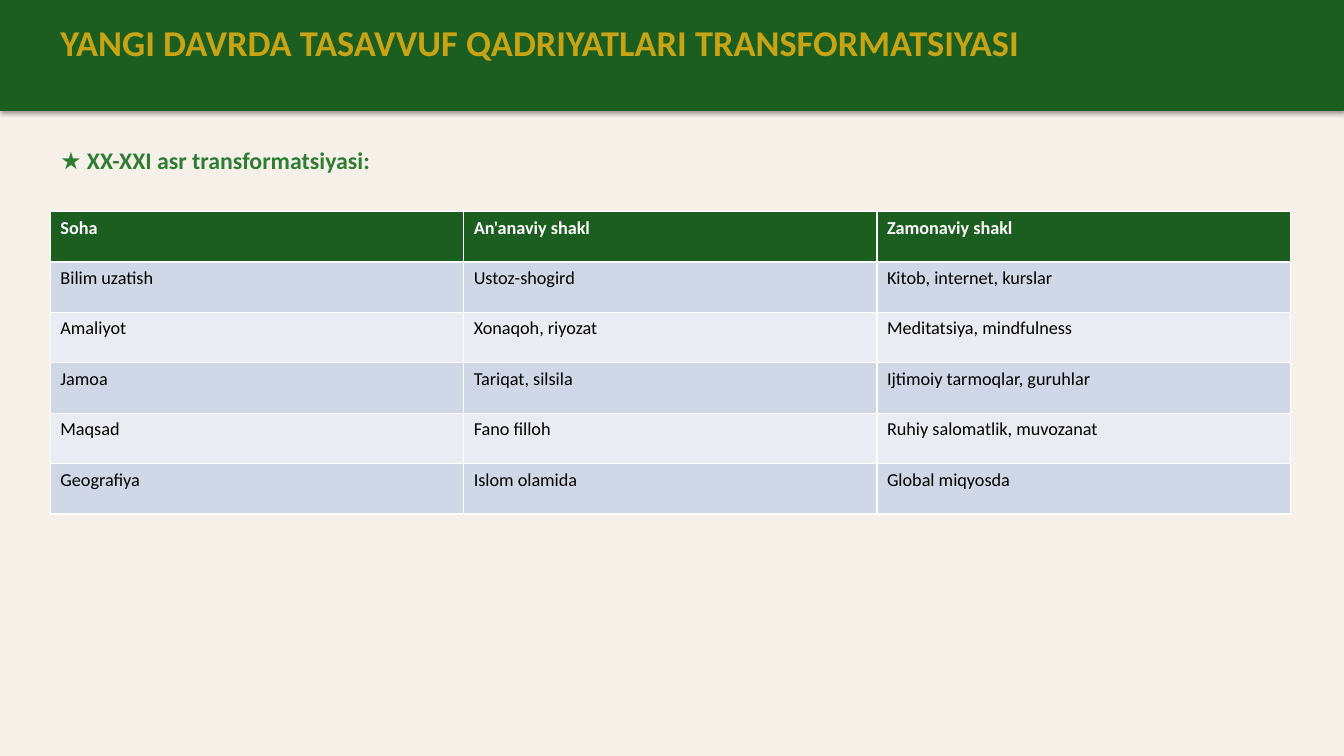
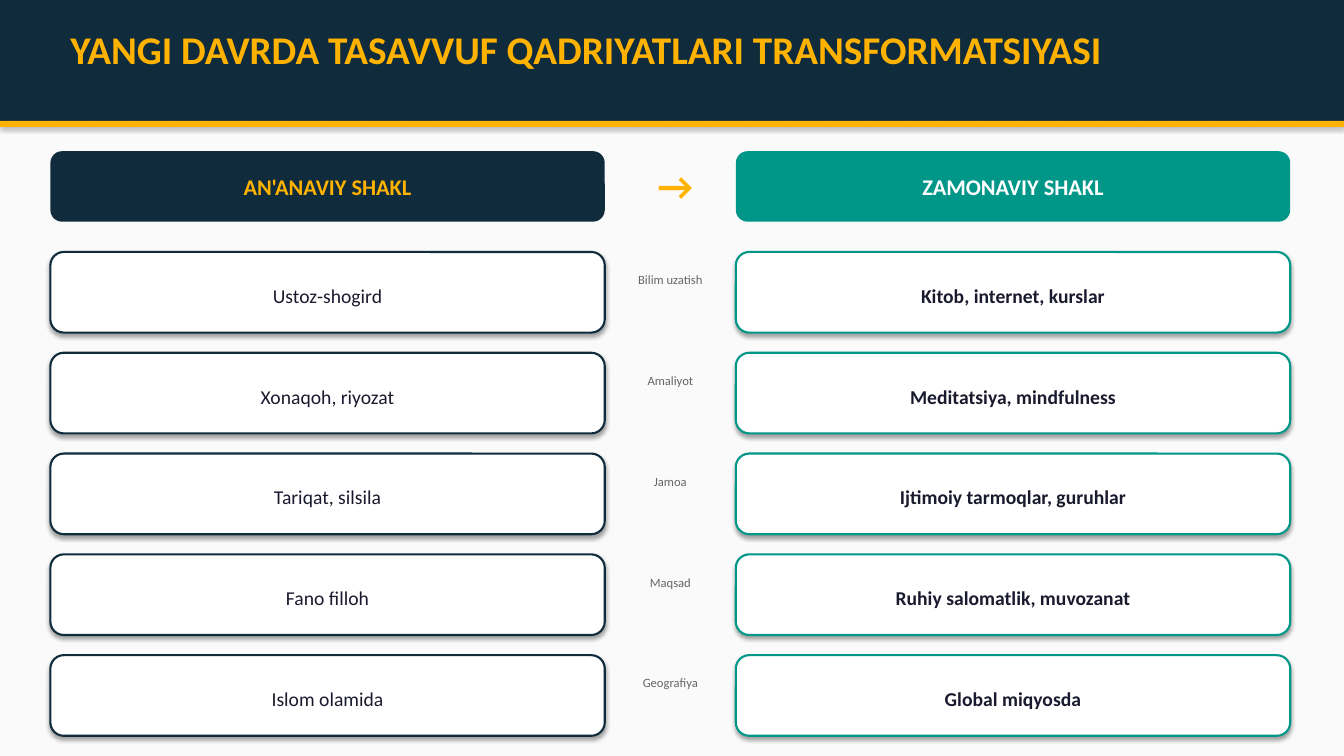
Before and after one commit to chinpolatovumidjon88-lab/BADIRYAR, a slide deck: slide 11 of Tasavvuf_Qadriyatlar_Taqdimot.pptx. Drawn at 1344x756 pixels with LibreOffice and Linux fonts; fonts in the diff are those of the drawing. Boxes give left, top, right and bottom in pixels: in the first picture for what was removed or moved away, otherwise in the second. Text is boxed around its words. In the diff, an @@ line names an element or a change of style, - is before the commit and + after.

Commit message:
Tasavvuf taqdimoti v2: grafiklar, sxemalar, diagrammalar bilan

```diff
--- a/Tasavvuf_Qadriyatlar_Taqdimot.pptx
+++ b/Tasavvuf_Qadriyatlar_Taqdimot.pptx
@@ background #F5F0E8 to #FAFAFA @@
@@ rectangle: place and size @@
-rectangle at box(0, 0, 1344, 111)
+rectangle at box(0, 0, 1344, 121)
@@ rectangle at box(0, 0, 1344, 121): fill #1B5E20 to #0F2B3C @@
@@ text "YANGI DAVRDA TASAVVUF QADRIYATLARI TRANSFORMATSIYASI": place and size @@
-text "YANGI DAVRDA TASAVVUF QADRIYATLARI TRANSFORMATSIYASI" at box(60, 32, 1019, 61)
+text "YANGI DAVRDA TASAVVUF QADRIYATLARI TRANSFORMATSIYASI" at box(70, 38, 1101, 69)
@@ text "YANGI DAVRDA TASAVVUF QADRIYATLARI TRANSFORMATSIYASI" at box(70, 38, 1101, 69): size 26 to 28 pt, text colour #C8A415 to #FFB300 @@
@@ rectangle added at box(0, 121, 1344, 127), fill #FFB300 @@
@@ rounded rectangle added at box(50, 151, 605, 222), fill #0F2B3C, 16 pt, text #FFB300, bold @@
+AN'ANAVIY SHAKL
@@ text removed at box(87, 152, 370, 173) @@
-★ XX-XXI asr transformatsiyasi:
@@ text added at box(615, 156, 736, 227), 28 pt, text #FFB300, bold @@
+→
@@ rounded rectangle added at box(736, 151, 1291, 222), fill #009688, 16 pt, text #FFFFFF, bold @@
+ZAMONAVIY SHAKL
@@ table removed at box(50, 212, 1291, 514), 6 rows, 3 columns @@
-Soha | An'anaviy shakl | Zamonaviy shakl
-Bilim uzatish | Ustoz-shogird | Kitob, internet, kurslar
-Amaliyot | Xonaqoh, riyozat | Meditatsiya, mindfulness
-Jamoa | Tariqat, silsila | Ijtimoiy tarmoqlar, guruhlar
-Maqsad | Fano filloh | Ruhiy salomatlik, muvozanat
-Geografiya | Islom olamida | Global miqyosda
@@ rounded rectangle added at box(50, 252, 605, 333), fill #FFFFFF, outline #0F2B3C 1.5 pt, 14 pt, text #1A1A2E @@
+Ustoz-shogird
@@ rounded rectangle added at box(736, 252, 1291, 333), fill #FFFFFF, outline #009688 1.5 pt, 14 pt, text #1A1A2E, bold @@
+Kitob, internet, kurslar
@@ text added at box(638, 275, 703, 284), 9 pt, text #666666 @@
+Bilim uzatish
@@ rounded rectangle added at box(50, 353, 605, 434), fill #FFFFFF, outline #0F2B3C 1.5 pt, 14 pt, text #1A1A2E @@
+Xonaqoh, riyozat
@@ rounded rectangle added at box(736, 353, 1291, 434), fill #FFFFFF, outline #009688 1.5 pt, 14 pt, text #1A1A2E, bold @@
+Meditatsiya, mindfulness
@@ text added at box(648, 376, 694, 387), 9 pt, text #666666 @@
+Amaliyot
@@ rounded rectangle added at box(50, 454, 605, 534), fill #FFFFFF, outline #0F2B3C 1.5 pt, 14 pt, text #1A1A2E @@
+Tariqat, silsila
@@ text added at box(654, 478, 687, 486), 9 pt, text #666666 @@
+Jamoa
@@ rounded rectangle added at box(736, 454, 1291, 534), fill #FFFFFF, outline #009688 1.5 pt, 14 pt, text #1A1A2E, bold @@
+Ijtimoiy tarmoqlar, guruhlar
@@ rounded rectangle added at box(50, 555, 605, 635), fill #FFFFFF, outline #0F2B3C 1.5 pt, 14 pt, text #1A1A2E @@
+Fano filloh
@@ rounded rectangle added at box(736, 555, 1291, 635), fill #FFFFFF, outline #009688 1.5 pt, 14 pt, text #1A1A2E, bold @@
+Ruhiy salomatlik, muvozanat
@@ text added at box(650, 578, 691, 589), 9 pt, text #666666 @@
+Maqsad
@@ rounded rectangle added at box(50, 655, 605, 736), fill #FFFFFF, outline #0F2B3C 1.5 pt, 14 pt, text #1A1A2E @@
+Islom olamida
@@ rounded rectangle added at box(736, 655, 1291, 736), fill #FFFFFF, outline #009688 1.5 pt, 14 pt, text #1A1A2E, bold @@
+Global miqyosda
@@ text added at box(643, 678, 698, 689), 9 pt, text #666666 @@
+Geografiya
```
Also in this commit, not shown: 13 other slides changed, 1 slide added, 1 slide removed.
